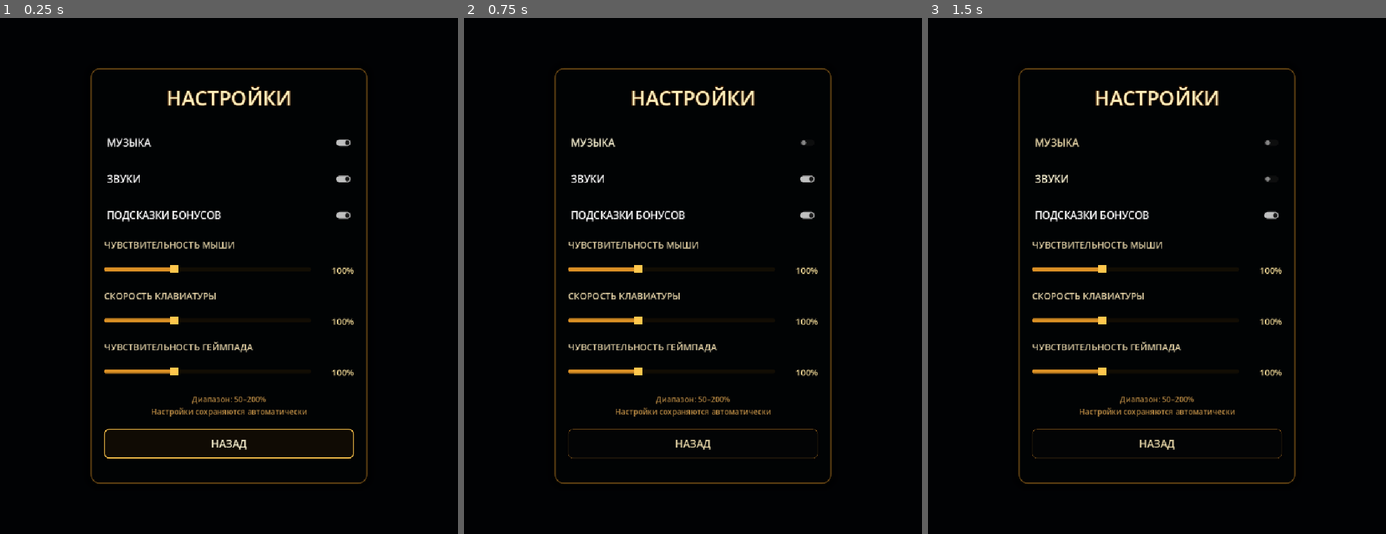
Above: before the commit, frames 1-3 (left to right).
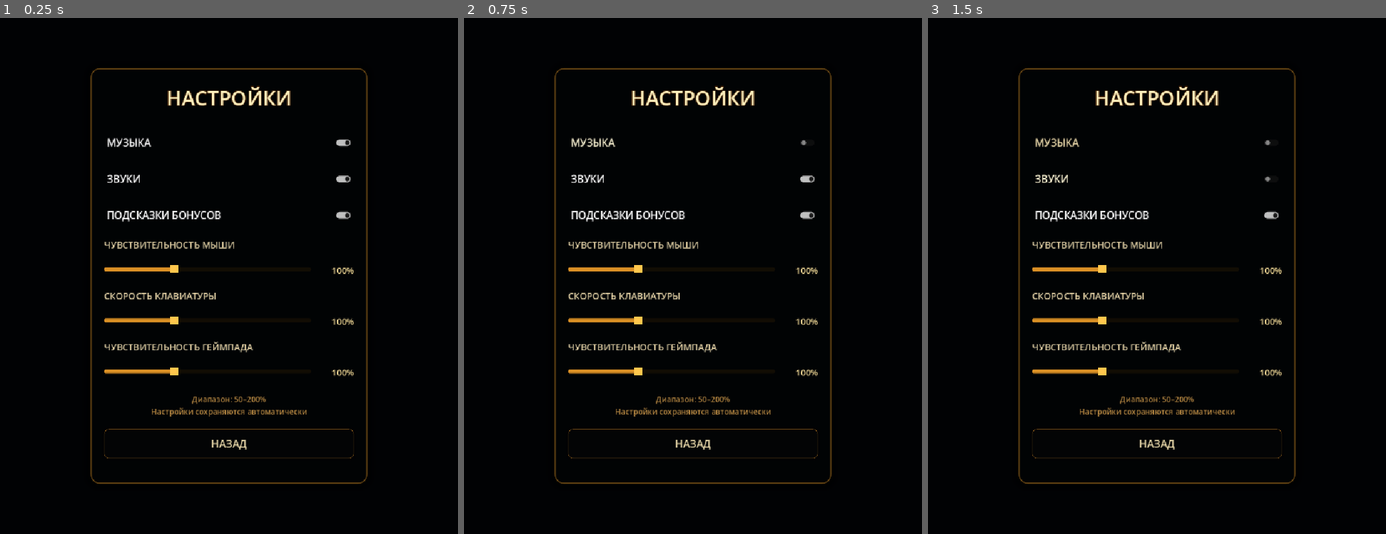
Above: after the commit, the same moments.

Repository: Ardarik421/arkanoid
Game: Godot game, scene res://scenes/settings_menu.tscn
The game is run twice, just before and just after one commit, with the same random seed, the same clock (stepped at 60 frames per second) and the same inputs. This scene is started directly instead of the project's main scene.
Inputs:
- Up to frame 1 (0.25 s): no input
- Up to frame 2 (0.75 s): click "МУЗЫКА" at 0.5 s
- Up to frame 3 (1.5 s): click "ЗВУКИ" at 1.25 s

The runs differ from the first frame. In frame 1, 0.4% of the frame differs, in the area x 22-78%, y 79-86%; in frame 2, nothing differs; in frame 3, nothing differs.
Error after the commit: Invalid assignment of property or key 'custom_minimum_size' with value of type 'Vector2' on a base object of type 'null instance'. (res://scenes/settings_menu.…

Commit message:
Expose compact gameplay layout toggle

Diff:
--- a/scenes/settings_menu.gd
+++ b/scenes/settings_menu.gd
@@ -7,6 +7,7 @@
 @onready var music_toggle: CheckButton = $Panel/VBox/MusicToggle
 @onready var sounds_toggle: CheckButton = $Panel/VBox/SoundsToggle
 @onready var hints_toggle: CheckButton = $Panel/VBox/HintsToggle
+@onready var compact_layout_toggle: CheckButton = $Panel/VBox/CompactLayoutToggle
 @onready var mouse_label: Label = $Panel/VBox/MouseLabel
 @onready var mouse_slider: HSlider = $Panel/VBox/MouseRow/MouseSlider
 @onready var mouse_value: Label = $Panel/VBox/MouseRow/MouseValue
@@ -26,6 +27,7 @@
 	music_toggle.button_pressed = SettingsManager.music_enabled
 	sounds_toggle.button_pressed = SettingsManager.sounds_enabled
 	hints_toggle.button_pressed = SettingsManager.tutorial_hints_enabled
+	compact_layout_toggle.button_pressed = SettingsManager.compact_gameplay_layout
 	mouse_slider.value = SettingsManager.mouse_sensitivity
 	keyboard_slider.value = SettingsManager.keyboard_sensitivity
 	gamepad_slider.value = SettingsManager.gamepad_sensitivity
@@ -71,6 +73,7 @@
 	_style_toggle(music_toggle)
 	_style_toggle(sounds_toggle)
 	_style_toggle(hints_toggle)
+	_style_toggle(compact_layout_toggle)
 	_style_slider(mouse_slider)
 	_style_slider(keyboard_slider)
 	_style_slider(gamepad_slider)
@@ -161,6 +164,10 @@
 	SettingsManager.tutorial_hints_enabled = enabled
 	SettingsManager.save_settings()
 
+func _on_compact_layout_toggled(enabled: bool):
+	SettingsManager.compact_gameplay_layout = enabled
+	SettingsManager.save_settings()
+
 func _on_mouse_changed(value: float):
 	SettingsManager.mouse_sensitivity = value
 	SettingsManager.save_settings()
